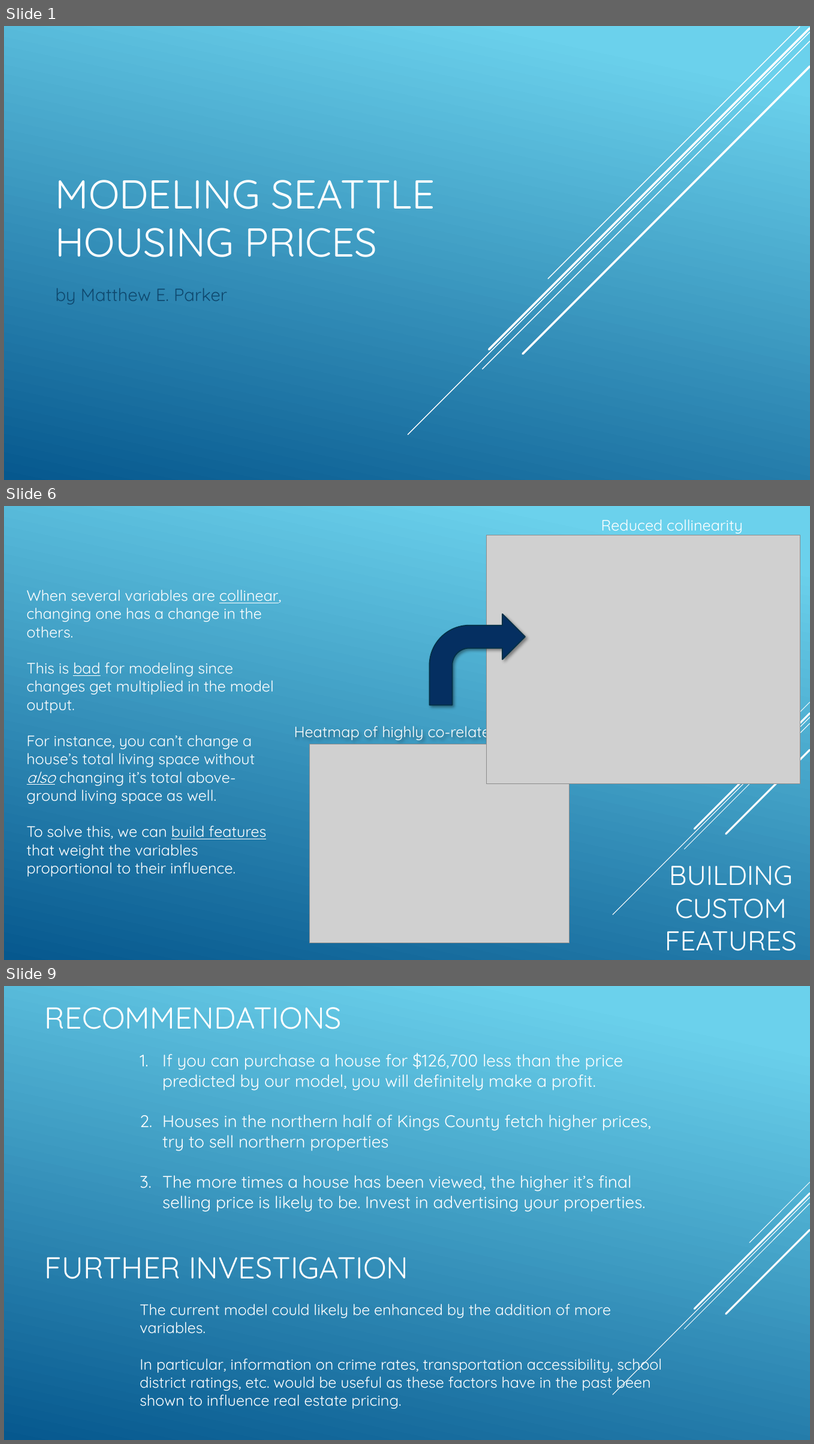
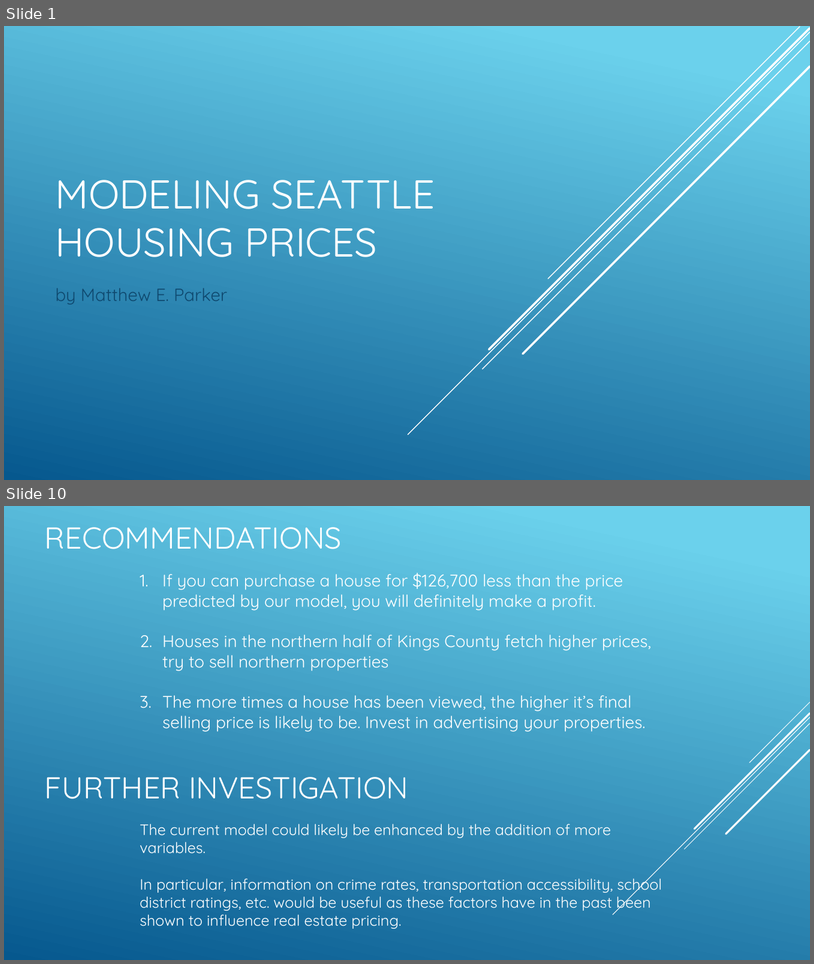
Before and after one commit to magnawhale/dsc-v2-mod1-final-project-online-ds-ft-051319, a slide deck: presentation_v02.pptx. Shown one above the other, each under a label of ours: slides 1, 6 and 9 before the commit, slides 1 and 10 after it; the slides between them are not shown. The pictures are 814x1444 and 814x964 pixels, drawn with LibreOffice and Linux fonts; fonts in the diff are those of the drawing; grey boxes stand for pictures. Boxes give left, top, right and bottom in pixels: in the first picture for what was removed or moved away, otherwise in the second. Text is boxed around its words. In the diff, an @@ line names an element or a change of style, - is before the commit and + after.

```diff
--- a/presentation_v02.pptx
+++ b/presentation_v02.pptx
@@ slide 6 removed at (4, 506, 810, 960), background gradient #6ED2EB to #06588E; not listed: 5 template elements that a slide beside it also shows @@
@@ text removed at (602, 519, 743, 534) @@
-Reduced collinearity
@@ picture removed at (487, 535, 801, 783) @@
@@ text removed at (27, 589, 281, 876) @@
-When several variables are collinear, changing one has a change in the others.
-This is bad for modeling since changes get multiplied in the model output.
-For instance, you can’t change a house’s total living space without also changing it’s total above-ground living space as well.
-To solve this, we can build features that weight the variables proportional to their influence.
@@ bent arrow removed at (430, 613, 525, 705) @@
@@ text removed at (294, 721, 500, 741) @@
-Heatmap of highly co-related variables
@@ picture removed at (309, 744, 570, 943) @@
@@ title removed at (665, 856, 797, 951) @@
-BUILDING CUSTOM FEATURES
@@ what was slide 9 is now slide 10 @@
```
Also in this commit, not shown: 5 slides changed, 3 slides added, 1 other slide removed, 1 other file.
